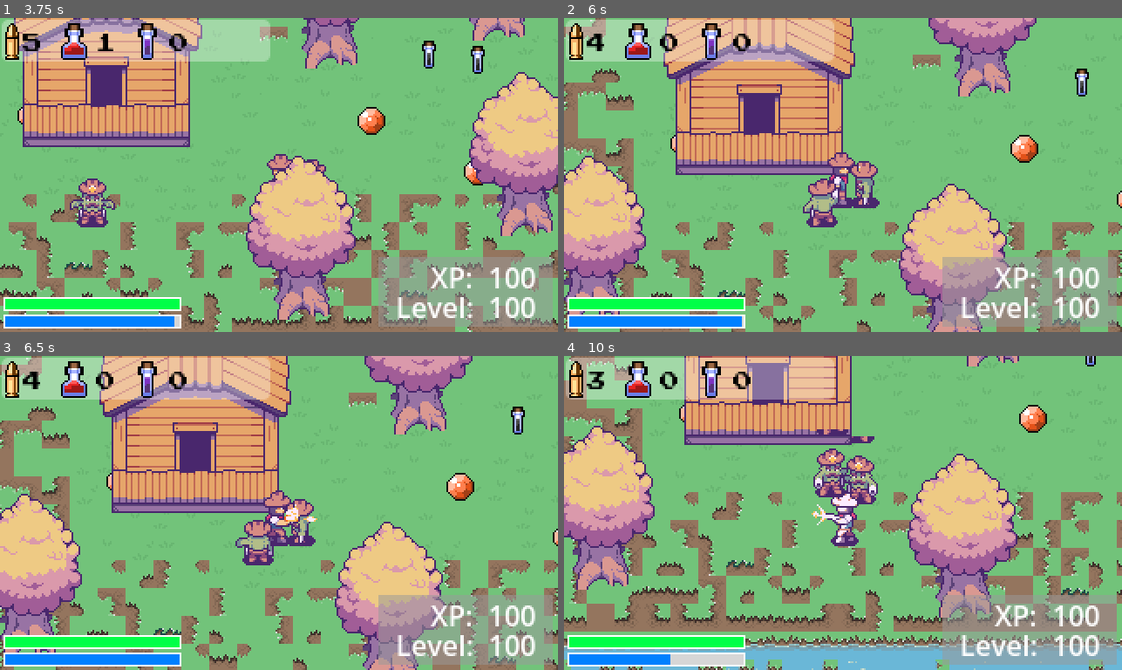
Above: before the commit, frames 1-4 (two rows, left to right).
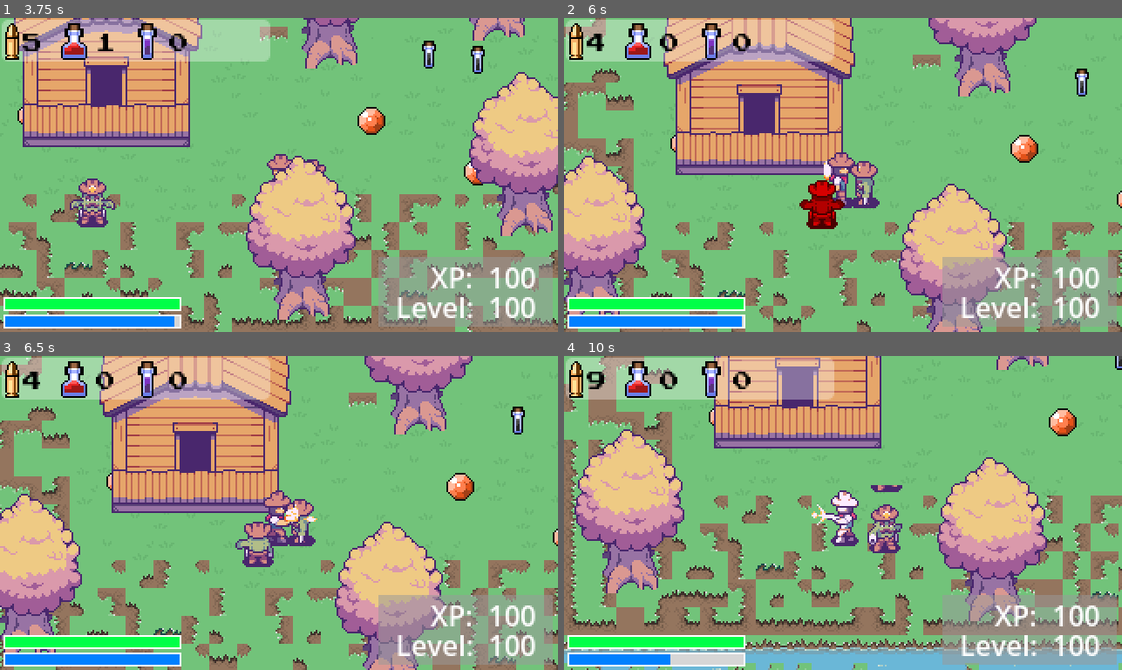
Above: after the commit, the same moments.

Repository: davidsullivanbfhs/rpg_2d_topdown
Game: Godot game, scene res://Scenes/main.tscn
Same seed, same stepped clock (60 frames per second), same inputs: the game is played once before the commit and once after it.
Inputs:
- Up to frame 1 (3.75 s): hold D (Right) 0.53-1.28 s; hold 1 (ConsumeHealthPotion) 0.53-1.28 s; hold S (Down) 1.28-2.03 s; tap 2 (ConsumeStaminaPotion) at 1.35 s; hold Ctrl (Shoot) 2.03-2.78 s; hold D (Right) 2.03-3.53 s; tap Space (Sprint) at 2.85 s; hold A (Left) from 3.53 s (still down); hold W (Top) from 3.53 s (still down)
- Up to frame 2 (6 s): release W (Top) at 4.28 s; tap 1 (ConsumeHealthPotion) at 4.35 s; release A (Left) at 5.03 s; hold S (Down) 5.03-5.78 s; hold 2 (ConsumeStaminaPotion) 5.03-5.78 s; hold D (Right) from 5.78 s (still down); tap Ctrl (Shoot) at 5.85 s
- Up to frame 3 (6.5 s): keep holding D (Right)
- Up to frame 4 (10 s): hold Space (Sprint) 6.53-7.28 s; tap W (Top) at 7.35 s; release D (Right) at 8.03 s; hold S (Down) 8.03-8.78 s; hold 1 (ConsumeHealthPotion) 8.03-8.78 s; hold A (Left) 8.78-9.53 s; tap 2 (ConsumeStaminaPotion) at 8.85 s; hold D (Right) from 9.53 s (still down); hold Ctrl (Shoot) from 9.53 s (still down)

Frame 1 is identical in both runs. In frame 2, 0.9% of the frame differs, in the area x 42-51%, y 45-68%; in frame 3, 0.3%; in frame 4, 45%, in the area x 0-100%, y 0-100%.

Commit message:
setting bullet up to damage player

Diff:
--- a/Scenes/player.tscn
+++ b/Scenes/player.tscn
@@ -715,6 +715,43 @@
 "speed": 10.0
 }]
 
+[sub_resource type="Animation" id="Animation_fyg0e"]
+length = 0.001
+tracks/0/type = "value"
+tracks/0/imported = false
+tracks/0/enabled = true
+tracks/0/path = NodePath("AnimatedSprite2D:modulate")
+tracks/0/interp = 1
+tracks/0/loop_wrap = true
+tracks/0/keys = {
+"times": PackedFloat32Array(0),
+"transitions": PackedFloat32Array(1),
+"update": 0,
+"values": [Color(1, 1, 1, 1)]
+}
+
+[sub_resource type="Animation" id="Animation_83uw8"]
+resource_name = "damaged"
+length = 0.2
+tracks/0/type = "value"
+tracks/0/imported = false
+tracks/0/enabled = true
+tracks/0/path = NodePath("AnimatedSprite2D:modulate")
+tracks/0/interp = 1
+tracks/0/loop_wrap = true
+tracks/0/keys = {
+"times": PackedFloat32Array(0, 0.0666667, 0.2),
+"transitions": PackedFloat32Array(1, 1, 1),
+"update": 1,
+"values": [Color(1, 1, 1, 1), Color(1, 0, 0, 1), Color(1, 1, 1, 1)]
+}
+
+[sub_resource type="AnimationLibrary" id="AnimationLibrary_phj55"]
+_data = {
+"RESET": SubResource("Animation_fyg0e"),
+"damaged": SubResource("Animation_83uw8")
+}
+
 [node name="Player" type="CharacterBody2D" groups=["player"]]
 collision_layer = 2
 collision_mask = 5
@@ -730,5 +767,10 @@
 
 [node name="Camera2D" type="Camera2D" parent="."]
 
+[node name="AnimationPlayer" type="AnimationPlayer" parent="."]
+libraries = {
+"": SubResource("AnimationLibrary_phj55")
+}
+
 [connection signal="animation_finished" from="AnimatedSprite2D" to="." method="_on_animated_sprite_2d_animation_finished"]
 [connection signal="frame_changed" from="AnimatedSprite2D" to="." method="_on_animated_sprite_2d_frame_changed"]
--- a/Scripts/bullet.gd
+++ b/Scripts/bullet.gd
@@ -25,9 +25,10 @@
 	position = position + speed * delta * direction
 
 func _on_body_entered(body: Node2D) -> void:
-	#if it collides with player, do nothing (return)
-	if body.name == "Player":
-		return
+	# i liked the idea of bullets being agnostic and damaging anything it hits
+	#if it collides with player, damage them
+	if body.is_in_group("player"): #changed this to group just in case it is ever multiplayer
+		body.hit(damage)
 	#if it collides with the tilemap, check if it is a layer
 	if body.name == "Tilemap":
 		if tilemap.get_layer_name(0) == "Water": # <-name of your tilemap layer that has collisions
@@ -39,9 +40,7 @@
 	#if it is in group enemy, deal damage
 	if body.is_in_group("enemies"):
 		body.hit(damage)
-		#do damage
-		#subtract damage amont from enemy
-		#send a signal to the enmy to update their helth
+
 	#whatever happens, the bullet should explode and queue free
 	direction = Vector2.ZERO
 	animated_sprite.play("impact")
--- a/Scripts/enemy.gd
+++ b/Scripts/enemy.gd
@@ -147,6 +147,9 @@
 
 
 func hit(damage):
+	#do damage
+#subtract damage amont from enemy
+#send a signal to the enmy to update their helth
 	health -=  damage
 	#play hit animation
 	if health > 0:
@@ -190,6 +193,15 @@
 	if animation_sprite.animation == "death_front":
 		queue_free()
 	is_attacking = false
+	#if it is not the death animation that finished, it must be the attacking animations
+	# Instantiate Bullet
+	if animation_sprite.animation.begins_with("attack_"):
+		var bullet = Global.bullet_scene.instantiate()
+		bullet.damage = bullet_damage
+		bullet.direction = new_direction.normalized()
+		# Place it 8 pixels away in front of the enemy to simulate it coming from the guns barrel
+		bullet.position = player.position + new_direction.normalized() * 8
+		get_tree().root.get_node("Main").add_child(bullet)
 
 
 func _on_animation_player_animation_finished(anim_name: StringName) -> void:
Not shown: 1 places in Scenes/player.tscn that only renumber resources
